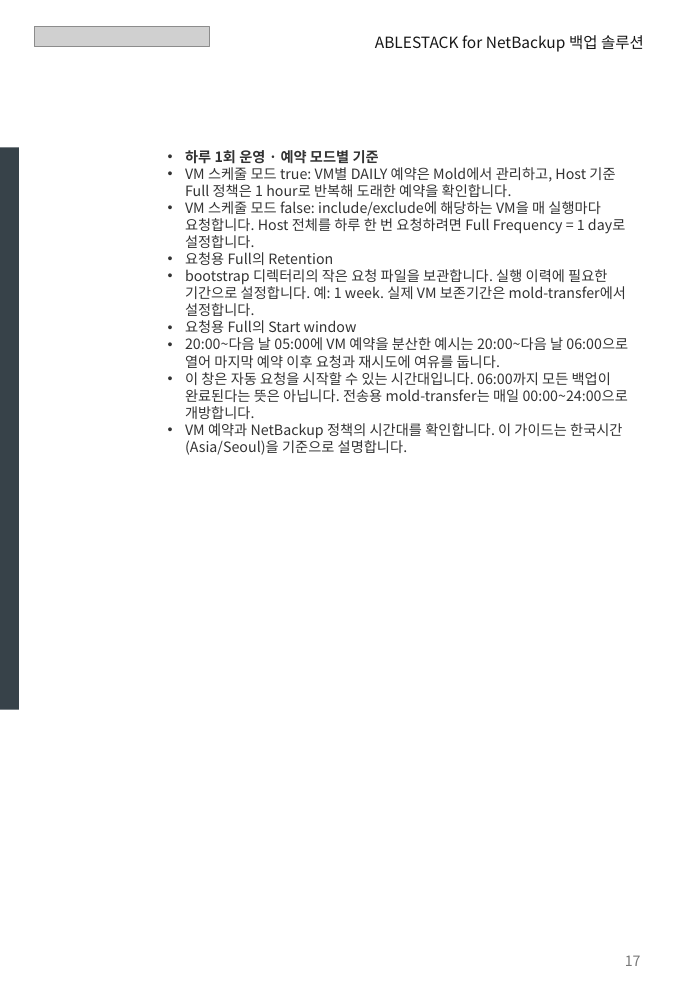
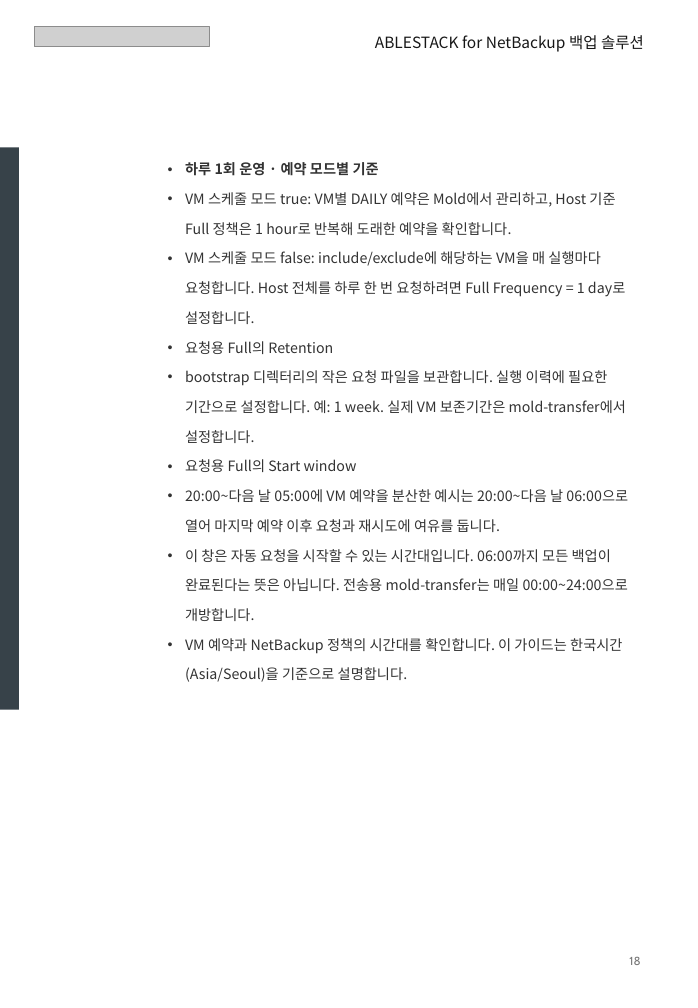
Before and after one commit to Dajeong-Park/ablestack-cloud, a slide deck: slide 18 of outputs/ABLESTACK_NetBackup_Europa_Update_Reviewed.pptx. Drawn at 698x1008 pixels with LibreOffice and Linux fonts; fonts in the diff are those of the drawing; grey boxes stand for pictures. Boxes give left, top, right and bottom in pixels: in the first picture for what was removed or moved away, otherwise in the second. Text is boxed around its words. In the diff, an @@ line names an element or a change of style, - is before the commit and + after.

```diff
--- a/outputs/ABLESTACK_NetBackup_Europa_Update_Reviewed.pptx
+++ b/outputs/ABLESTACK_NetBackup_Europa_Update_Reviewed.pptx
@@ text "하루 1회 운영 · 예약 ..." at (185, 162, 628, 682): line spacing 1 to 23pt @@
@@ text at (629, 957, 640, 965): text changed; size 11 to 9 pt; font Noto Sans CJK KR to Cabin @@
-17
+18
```
Also in this commit, not shown: 32 other slides changed, 48 other files.
